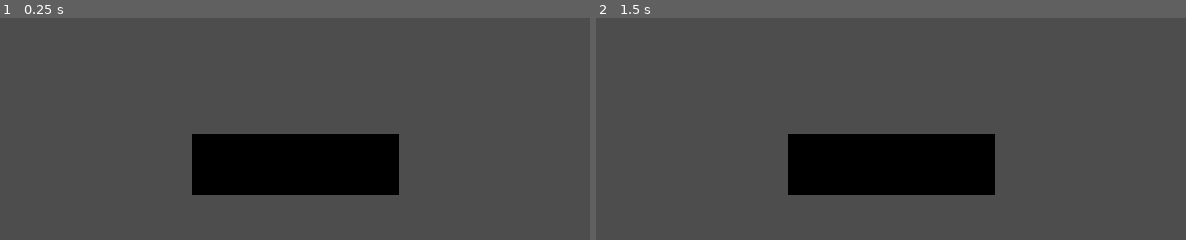
Above: before the commit, frames 1-2 (left to right).
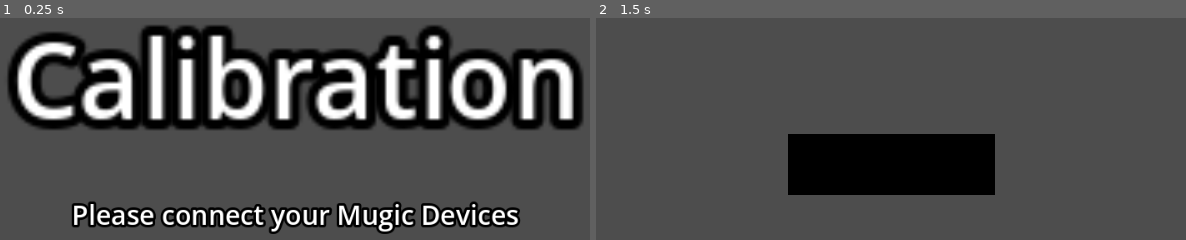
Above: after the commit, the same moments.

Repository: amanjes/godot-mugic-calib
Game: Godot game, scene res://start_calibration.tscn
Two runs of this game, one before a commit and one after it. Both use one fixed random seed, a clock stepped at 60 frames per second and the inputs below. Before the commit the project starts from res://mugic-calibration.tscn. The engine's default icon, where the game draws it, is replaced by a stand-in: a white triangle on a blue panel in a dark square.
Inputs:
- Up to frame 1 (0.25 s): no input
- Up to frame 2 (1.5 s): tap Enter at 0.5 s; tap Space at 0.6, 0.77, 1.07, 1.25, 1.35 s; hold S from 1.28 s (still down)

The runs differ from the first frame. In frame 1, 49% of the frame differs, in the area x 1-99%, y 3-98%; in frame 2, nothing differs.
Error after the commit: Invalid access of index '0' on a base object of type: 'PackedStringArray'. (res://start_calibration.gd:6)

Commit message:
update working calibration

Diff:
--- a/godot-mugic-calibration/mugic-calibration.tscn
+++ b/godot-mugic-calibration/mugic-calibration.tscn
@@ -11,6 +11,9 @@
 [sub_resource type="BoxMesh" id="BoxMesh_e2i0y"]
 size = Vector3(1, 0.3, 1)
 
+[sub_resource type="StandardMaterial3D" id="StandardMaterial3D_1axbx"]
+albedo_color = Color(0.164706, 1, 1, 1)
+
 [node name="Node3D" type="Node3D"]
 script = ExtResource("1_g4gy5")
 
@@ -21,12 +24,16 @@
 [node name="Cube" type="MeshInstance3D" parent="."]
 material_override = SubResource("StandardMaterial3D_y28wv")
 mesh = SubResource("BoxMesh_e2i0y")
+surface_material_override/0 = SubResource("StandardMaterial3D_1axbx")
 
 [node name="INFO" type="Label3D" parent="."]
-transform = Transform3D(1, 0, 0, 0, 1, 0, 0, 0, 1, 0.561355, 0.1668, 0.129135)
+transform = Transform3D(1, 0, 0, 0, 1, 0, 0, 0, 1, 0.561, 1, 0.129)
 
 [node name="OSCServer" type="Node" parent="."]
 script = ExtResource("3_gblh7")
+port = 4000
 
-[node name="OSCReceiver" type="Node" parent="."]
+[node name="OSCReceiver" type="Node" parent="." node_paths=PackedStringArray("target_server")]
 script = ExtResource("4_bbet6")
+target_server = NodePath("../OSCServer")
+osc_address = "/mugicdata"
--- a/godot-mugic-calibration/mugic_calibration.gd
+++ b/godot-mugic-calibration/mugic_calibration.gd
@@ -10,15 +10,13 @@
 
 func _ready():
 	# Set up OSC server and receiver
-	osc_server.port = 4000  # Use the same port as in the Python script
 	osc_receiver.target_server = osc_server
 	osc_receiver.osc_address = "/mugicdata"
 
 	# Connect the message_received signal
 	osc_server.connect("message_received", Callable(self, "_on_osc_message"))
-
 	# Set up cube materials
-	#setup_cube_materials()
+	setup_cube_materials()
 
 func setup_cube_materials():
 	var materials = [
@@ -41,7 +39,6 @@
 func _on_osc_message(address, value, time):
 	if address == "/mugicdata":
 		parse_mugic_data(value)
-		print("mugic data adress")
 
 func parse_mugic_data(data):
 	mugic_data = {
@@ -64,8 +61,8 @@
 func update_cube_transform():
 	for key in mugic_data:
 		var value = mugic_data[key]
-		print("Stat: %s, Value: %s" % [key, value])
-	var quat = Quaternion(mugic_data.QX, mugic_data.QY, mugic_data.QZ, mugic_data.QW)
+		#print("Stat: %s, Value: %s" % [key, value])
+	var quat = Quaternion(mugic_data.QX, mugic_data.QZ, -(mugic_data.QY), (mugic_data.QW))
 	cube.transform.basis = Basis(quat)
 	cube.rotate_y(deg_to_rad(extra_rotation_degrees))
 	cube.transform.origin = Vector3(-mugic_data.AX / 50.0, mugic_data.AZ / 50.0, mugic_data.AY / 50.0)
--- a/godot-mugic-calibration/project.godot
+++ b/godot-mugic-calibration/project.godot
@@ -11,9 +11,13 @@
 [application]
 
 config/name="godot-mugic-calibration"
-run/main_scene="res://mugic-calibration.tscn"
+run/main_scene="res://start_calibration.tscn"
 config/features=PackedStringArray("4.3", "GL Compatibility")
 config/icon="res://icon.svg"
+
+[audio]
+
+general/text_to_speech=true
 
 [editor_plugins]
 
--- /dev/null
+++ b/godot-mugic-calibration/start_calibration.gd
@@ -0,0 +1,27 @@
+extends Node3D
+
+@onready var heading_label = $Heading
+@onready var subtext_label = $Subtext
+var voices = DisplayServer.tts_get_voices_for_language("en")
+var voice_id = voices[0]
+var tts = DisplayServer.tts_is_speaking()
+
+# Called when the node enters the scene tree for the first time.
+func _ready():
+	heading_label.text = "Calibration"
+	subtext_label.text = "Please connect your Mugic Devices"
+
+	DisplayServer.tts_speak(subtext_label.text, "en")
+
+func _input(event: InputEvent):
+	if event is InputEventKey and event.pressed:
+		if event.keycode == KEY_SPACE:
+			#SWITCH TO MAIN SCENE
+			get_tree().change_scene_to_file("res://mugic-calibration.tscn")
+		elif event.keycode == KEY_ESCAPE:
+			get_tree().quit()
+
+
+# Called every frame. 'delta' is the elapsed time since the previous frame.
+func _process(delta: float) -> void:
+	pass
--- /dev/null
+++ b/godot-mugic-calibration/start_calibration.tscn
@@ -0,0 +1,16 @@
+[gd_scene load_steps=2 format=3 uid="uid://c5i1e2d5vlpri"]
+
+[ext_resource type="Script" path="res://start_calibration.gd" id="1_js2mw"]
+
+[node name="Node3D" type="Node3D"]
+script = ExtResource("1_js2mw")
+
+[node name="Camera3D" type="Camera3D" parent="."]
+transform = Transform3D(1, 0, 0, 0, 1, 0, 0, 0, 1, 0, 0, 1.7553)
+
+[node name="Heading" type="Label3D" parent="."]
+transform = Transform3D(1, 0, 0, 0, 1, 0, 0, 0, 1, 0, 0.520257, 0.00426519)
+pixel_size = 0.02
+
+[node name="Subtext" type="Label3D" parent="."]
+transform = Transform3D(1, 0, 0, 0, 1, 0, 0, 0, 1, 0, -0.299604, 0)
Not shown: 1 places in godot-mugic-calibration/mugic-calibration.tscn that only renumber resources
